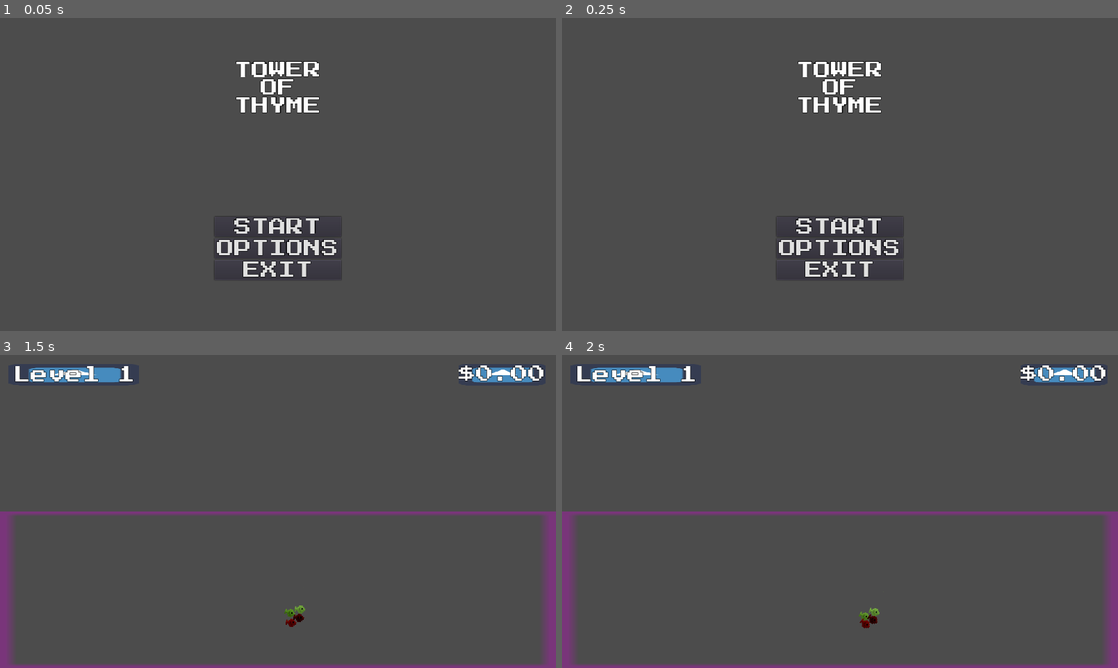
Above: before the commit, frames 1-4 (two rows, left to right).
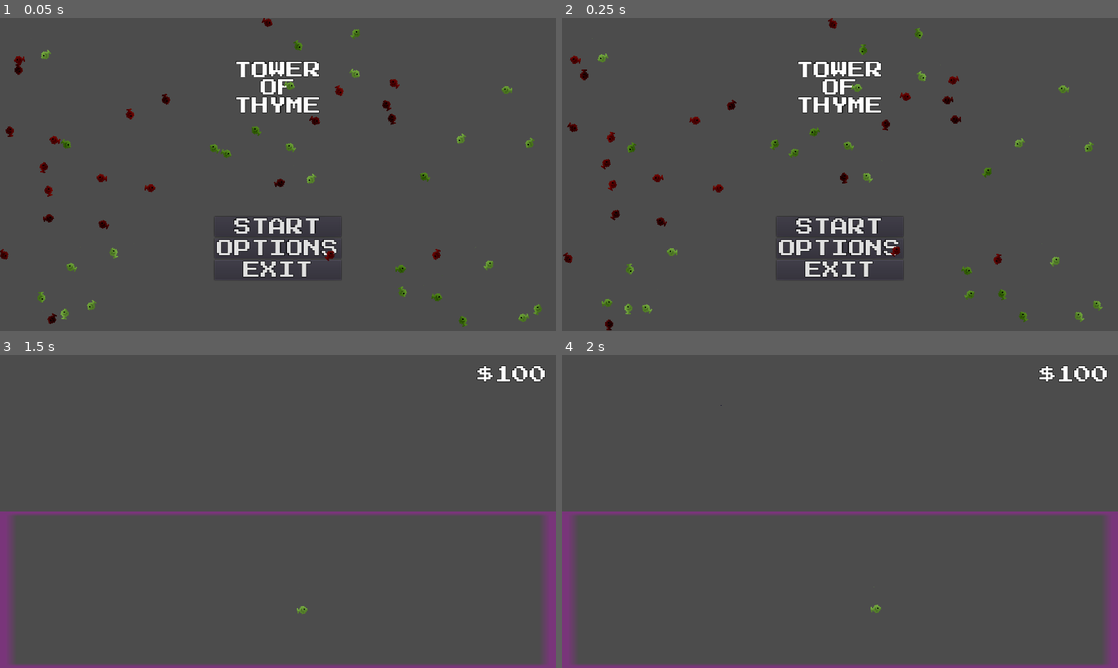
Above: after the commit, the same moments.

Repository: Daverinoe/GodotWildJam38
Game: Godot game, scene res://Scenes/MainMenu.tscn
The game is run twice, just before and just after one commit, with the same random seed, the same clock (stepped at 60 frames per second) and the same inputs. The engine's default icon, where the game draws it, is replaced by a stand-in: a white triangle on a blue panel in a dark square.
Inputs (mouse positions are in pixels of both pictures, inside the frame that each line leads up to):
- Up to frame 1 (0.05 s): no input
- Up to frame 2 (0.25 s): no input
- Up to frame 3 (1.5 s): click "START" at 0.5 s; move the mouse to (283, 608) at 1.27 s; click (283, 608) at 1.42 s
- Up to frame 4 (2 s): no input

The runs differ from the first frame. In frame 1, 1.8% of the frame differs, in the area x 0-98%, y 0-99%; in frame 2, 1.8%; in frame 3, 1.7%; in frame 4, 1.7%.

Commit message:
Added insects with randomised movement. Menu screen now has music and fish.

Diff:
--- a/Scenes/GUI.tscn
+++ b/Scenes/GUI.tscn
@@ -1,6 +1,5 @@
-[gd_scene load_steps=3 format=2]
+[gd_scene load_steps=2 format=2]
 
-[ext_resource path="res://Assets/Sprites/icon.png" type="Texture" id=1]
 [ext_resource path="res://Assets/Fonts/ButtonTheme.tres" type="Theme" id=2]
 
 [node name="GUI" type="MarginContainer"]
@@ -24,7 +23,7 @@
 }
 
 [node name="Top bar" type="VBoxContainer" parent="Screen"]
-margin_right = 1236.0
+margin_right = 1240.0
 margin_bottom = 50.0
 size_flags_horizontal = 3
 size_flags_vertical = 2
@@ -33,70 +32,27 @@
 }
 
 [node name="HBoxContainer" type="HBoxContainer" parent="Screen/Top bar"]
-margin_right = 1236.0
+margin_right = 1240.0
 margin_bottom = 50.0
 
-[node name="LevelCounter" type="MarginContainer" parent="Screen/Top bar/HBoxContainer"]
-margin_right = 1032.0
+[node name="Spacer" type="MarginContainer" parent="Screen/Top bar/HBoxContainer"]
+margin_right = 1146.0
 margin_bottom = 50.0
 size_flags_horizontal = 3
 
-[node name="Background" type="NinePatchRect" parent="Screen/Top bar/HBoxContainer/LevelCounter"]
-margin_right = 300.0
+[node name="Money" type="MarginContainer" parent="Screen/Top bar/HBoxContainer"]
+margin_left = 1150.0
+margin_right = 1240.0
 margin_bottom = 50.0
-rect_min_size = Vector2( 300, 50 )
-size_flags_horizontal = 0
-texture = ExtResource( 1 )
+rect_min_size = Vector2( 90, 50 )
 
-[node name="Label" type="RichTextLabel" parent="Screen/Top bar/HBoxContainer/LevelCounter/Background"]
-anchor_right = 1.0
-anchor_bottom = 1.0
+[node name="Label" type="Label" parent="Screen/Top bar/HBoxContainer/Money"]
 margin_top = 5.0
-size_flags_horizontal = 0
-size_flags_vertical = 4
+margin_right = 80.0
+margin_bottom = 45.0
+size_flags_horizontal = 2
 theme = ExtResource( 2 )
-bbcode_enabled = true
-bbcode_text = "[center]Level 1[/center]"
-text = "Level 1"
-scroll_active = false
+text = "$0"
 __meta__ = {
 "_edit_use_anchors_": false
 }
-
-[node name="Money" type="MarginContainer" parent="Screen/Top bar/HBoxContainer"]
-margin_left = 1036.0
-margin_right = 1236.0
-margin_bottom = 50.0
-
-[node name="Background" type="NinePatchRect" parent="Screen/Top bar/HBoxContainer/Money"]
-margin_right = 200.0
-margin_bottom = 50.0
-rect_min_size = Vector2( 200, 50 )
-texture = ExtResource( 1 )
-
-[node name="Label" type="RichTextLabel" parent="Screen/Top bar/HBoxContainer/Money/Background"]
-anchor_top = 0.5
-anchor_right = 1.0
-anchor_bottom = 0.5
-margin_top = -21.0
-margin_bottom = 20.0
-size_flags_horizontal = 2
-size_flags_vertical = 4
-theme = ExtResource( 2 )
-bbcode_enabled = true
-bbcode_text = "[center]$0.00[/center]"
-text = "$0.00"
-fit_content_height = true
-scroll_active = false
-__meta__ = {
-"_edit_use_anchors_": false
-}
-
-[node name="Bottom bar" type="VBoxContainer" parent="Screen"]
-margin_left = 1240.0
-margin_right = 1240.0
-size_flags_horizontal = 0
-size_flags_vertical = 0
-__meta__ = {
-"_edit_use_anchors_": false
-}
--- /dev/null
+++ b/Scenes/Game.tscn
@@ -0,0 +1,60 @@
+[gd_scene load_steps=8 format=2]
+
+[ext_resource path="res://Scenes/GUI.tscn" type="PackedScene" id=1]
+[ext_resource path="res://Scenes/FishTank.tscn" type="PackedScene" id=2]
+[ext_resource path="res://Scripts/Game.gd" type="Script" id=3]
+[ext_resource path="res://Scenes/Fish.tscn" type="PackedScene" id=4]
+[ext_resource path="res://Scenes/Insect.tscn" type="PackedScene" id=5]
+
+[sub_resource type="RectangleShape2D" id=1]
+
+[sub_resource type="RectangleShape2D" id=2]
+
+[node name="Game" type="Node2D"]
+script = ExtResource( 3 )
+__meta__ = {
+"_edit_horizontal_guides_": [ -3.06055 ],
+"_edit_vertical_guides_": [ 0.386108 ]
+}
+
+[node name="FishTank" parent="." instance=ExtResource( 2 )]
+position = Vector2( 640.002, 540.111 )
+scale = Vector2( 25.6, 7.2 )
+
+[node name="GUI" parent="." instance=ExtResource( 1 )]
+anchor_bottom = 0.0
+margin_right = 1280.0
+margin_bottom = 90.0
+
+[node name="Fish" type="Node2D" parent="."]
+position = Vector2( 643.658, 591.444 )
+
+[node name="Fish" parent="Fish" instance=ExtResource( 4 )]
+
+[node name="Insects" type="Node2D" parent="."]
+position = Vector2( 643.658, 591.444 )
+
+[node name="Insect" parent="Insects" instance=ExtResource( 5 )]
+position = Vector2( -140.327, -440.007 )
+
+[node name="Walls" type="StaticBody2D" parent="."]
+
+[node name="LeftWall" type="CollisionShape2D" parent="Walls"]
+position = Vector2( -10, 360 )
+scale = Vector2( 1, 38 )
+shape = SubResource( 1 )
+
+[node name="RightWall" type="CollisionShape2D" parent="Walls"]
+position = Vector2( 1290, 360 )
+scale = Vector2( 1, 38 )
+shape = SubResource( 1 )
+
+[node name="TopWall" type="CollisionShape2D" parent="Walls"]
+position = Vector2( 640, -10 )
+scale = Vector2( 66, 1 )
+shape = SubResource( 2 )
+
+[node name="BottomWall" type="CollisionShape2D" parent="Walls"]
+position = Vector2( 640, 730 )
+scale = Vector2( 66, 1 )
+shape = SubResource( 2 )
--- /dev/null
+++ b/Scenes/Insect.tscn
@@ -0,0 +1,61 @@
+[gd_scene load_steps=9 format=2]
+
+[ext_resource path="res://Assets/Sprites/Insect-Sheet.png" type="Texture" id=1]
+[ext_resource path="res://Scripts/Insect.gd" type="Script" id=2]
+
+[sub_resource type="AtlasTexture" id=2]
+atlas = ExtResource( 1 )
+region = Rect2( 0, 0, 5, 5 )
+
+[sub_resource type="AtlasTexture" id=3]
+atlas = ExtResource( 1 )
+region = Rect2( 5, 0, 5, 5 )
+
+[sub_resource type="AtlasTexture" id=4]
+atlas = ExtResource( 1 )
+region = Rect2( 10, 0, 5, 5 )
+
+[sub_resource type="AtlasTexture" id=5]
+atlas = ExtResource( 1 )
+region = Rect2( 15, 0, 5, 5 )
+
+[sub_resource type="SpriteFrames" id=6]
+animations = [ {
+"frames": [ SubResource( 2 ), SubResource( 3 ), SubResource( 4 ), SubResource( 5 ) ],
+"loop": true,
+"name": "Flying",
+"speed": 24.0
+} ]
+
+[sub_resource type="RectangleShape2D" id=1]
+extents = Vector2( 0.5, 0.5 )
+
+[node name="Insect" type="KinematicBody2D"]
+collision_layer = 3
+collision_mask = 3
+script = ExtResource( 2 )
+__meta__ = {
+"_edit_horizontal_guides_": [ -2.54986 ]
+}
+
+[node name="Sprite" type="AnimatedSprite" parent="."]
+position = Vector2( -0.507813, -0.5 )
+frames = SubResource( 6 )
+animation = "Flying"
+frame = 1
+playing = true
+
+[node name="CollisionShape2D" type="CollisionShape2D" parent="."]
+shape = SubResource( 1 )
+
+[node name="DirectionChange" type="Timer" parent="."]
+autostart = true
+
+[node name="FlyTime" type="Timer" parent="."]
+autostart = true
+
+[node name="WaitTime" type="Timer" parent="."]
+
+[connection signal="timeout" from="DirectionChange" to="." method="_on_DirectionChange_timeout"]
+[connection signal="timeout" from="FlyTime" to="." method="_on_FlyTime_timeout"]
+[connection signal="timeout" from="WaitTime" to="." method="_on_WaitTime_timeout"]
--- a/Scenes/Level1.tscn
+++ /dev/null
@@ -1,35 +0,0 @@
-[gd_scene load_steps=4 format=2]
-
-[ext_resource path="res://Scenes/FishTank.tscn" type="PackedScene" id=1]
-[ext_resource path="res://Scenes/fish.tscn" type="PackedScene" id=2]
-[ext_resource path="res://Scenes/GUI.tscn" type="PackedScene" id=3]
-
-[node name="Level1" type="Node2D"]
-__meta__ = {
-"_edit_horizontal_guides_": [ 300.0 ],
-"_edit_vertical_guides_": [ 319.5 ]
-}
-
-[node name="Fish" type="Node2D" parent="."]
-position = Vector2( 643.658, 591.444 )
-
-[node name="Fish1" parent="Fish" instance=ExtResource( 2 )]
-position = Vector2( 1.00012, 1.5556 )
-
-[node name="Fish2" parent="Fish" instance=ExtResource( 2 )]
-position = Vector2( 1.00012, 1.5556 )
-
-[node name="Fish3" parent="Fish" instance=ExtResource( 2 )]
-position = Vector2( 1.00012, 1.5556 )
-
-[node name="Fish4" parent="Fish" instance=ExtResource( 2 )]
-position = Vector2( 1.00012, 1.5556 )
-
-[node name="FishTank" parent="." instance=ExtResource( 1 )]
-position = Vector2( 640.002, 540.111 )
-scale = Vector2( 25.6, 7.2 )
-
-[node name="GUI" parent="." instance=ExtResource( 3 )]
-anchor_bottom = 0.0
-margin_right = 1280.0
-margin_bottom = 90.0
--- a/Scenes/MainMenu.tscn
+++ b/Scenes/MainMenu.tscn
@@ -1,9 +1,11 @@
-[gd_scene load_steps=5 format=2]
+[gd_scene load_steps=7 format=2]
 
 [ext_resource path="res://Assets/Fonts/GameFont.tres" type="DynamicFont" id=1]
 [ext_resource path="res://Assets/Fonts/ButtonTheme.tres" type="Theme" id=2]
 [ext_resource path="res://Assets/Fonts/GameTheme.tres" type="Theme" id=3]
 [ext_resource path="res://Scripts/MainMenu.gd" type="Script" id=4]
+[ext_resource path="res://Assets/Sounds/Music/anttisinstrumentals_goldenmachine.mp3" type="AudioStream" id=5]
+[ext_resource path="res://Scenes/FishTank.tscn" type="PackedScene" id=6]
 
 [node name="MainMenu" type="Node2D"]
 script = ExtResource( 4 )
@@ -13,6 +15,7 @@
 anchor_bottom = 1.0
 margin_right = 1280.0
 margin_bottom = 720.0
+mouse_filter = 1
 __meta__ = {
 "_edit_use_anchors_": false
 }
@@ -74,5 +77,21 @@
 theme = ExtResource( 2 )
 text = "EXIT"
 
+[node name="MainMenuMusic" type="AudioStreamPlayer" parent="."]
+stream = ExtResource( 5 )
+autoplay = true
+bus = "Music"
+
+[node name="clickblocker" type="Control" parent="."]
+anchor_right = 1.0
+anchor_bottom = 1.0
+__meta__ = {
+"_edit_use_anchors_": false
+}
+
+[node name="FishTank" parent="clickblocker" instance=ExtResource( 6 )]
+position = Vector2( 640, 360 )
+scale = Vector2( 30, 17 )
+
 [connection signal="pressed" from="Control/VBoxContainer/Start" to="." method="_on_Start_pressed"]
 [connection signal="pressed" from="Control/VBoxContainer/Exit" to="." method="_on_Exit_pressed"]
--- a/Scenes/SellDialogue.tscn
+++ b/Scenes/SellDialogue.tscn
@@ -57,4 +57,5 @@
 "_edit_use_anchors_": false
 }
 
+[connection signal="gui_input" from="SellDialogue/MarginContainer" to="." method="_on_MarginContainer_gui_input"]
 [connection signal="gui_input" from="SellDialogue/MarginContainer/Background" to="." method="_on_Background_gui_input"]
--- a/Scenes/fish.tscn
+++ b/Scenes/fish.tscn
@@ -1,7 +1,7 @@
 [gd_scene load_steps=7 format=2]
 
 [ext_resource path="res://Assets/Sprites/spritesheet.png" type="Texture" id=1]
-[ext_resource path="res://Scripts/fish.gd" type="Script" id=2]
+[ext_resource path="res://Scripts/Fish.gd" type="Script" id=2]
 
 [sub_resource type="Shader" id=1]
 code = "shader_type canvas_item;
@@ -16,8 +16,8 @@
 uniform float inclination = 2.0;
 
 void vertex(){
-	VERTEX.y += sin((UV.x - TIME * speed) * y_frequency) * y_amplitude * UV.x;
-	VERTEX.x += cos((UV.y - TIME * speed) * x_frequency) * x_amplitude * UV.y;
+	VERTEX.y += sin((UV.x - TIME * speed + phase) * y_frequency) * y_amplitude * UV.x;
+	VERTEX.x += cos((UV.y - TIME * speed - phase) * x_frequency) * x_amplitude * UV.y;
 	VERTEX.x -= UV.y * inclination;
 }
 
@@ -35,11 +35,11 @@
 shader = SubResource( 1 )
 shader_param/phase = null
 shader_param/speed = 2.0
-shader_param/x_frequency = 1.2
-shader_param/y_frequency = 1.2
-shader_param/x_amplitude = 1.5
-shader_param/y_amplitude = 1.5
-shader_param/inclination = 2.0
+shader_param/x_frequency = 2.0
+shader_param/y_frequency = 2.0
+shader_param/x_amplitude = 4.0
+shader_param/y_amplitude = 4.0
+shader_param/inclination = 5.0
 
 [sub_resource type="CapsuleShape2D" id=3]
 radius = 5.13043
@@ -55,6 +55,9 @@
 collision_layer = 2
 collision_mask = 2
 script = ExtResource( 2 )
+__meta__ = {
+"_edit_vertical_guides_": [ 17.9953 ]
+}
 speed = 1.0
 maxSpeed = 3.0
 
@@ -68,6 +71,7 @@
 
 [node name="CollisionShape2D" type="CollisionShape2D" parent="."]
 rotation = 1.5708
+scale = Vector2( 2, 2 )
 shape = SubResource( 3 )
 
 [node name="Adolescence" type="Timer" parent="."]
--- /dev/null
+++ b/Scripts/Game.gd
@@ -0,0 +1,15 @@
+extends Node2D
+
+var previousMoney = 100
+var currentMoney = 100
+
+func _ready():
+	updateMoney()
+
+func _process(_delta):
+	if currentMoney != previousMoney:
+		updateMoney()
+
+func updateMoney():
+	previousMoney = currentMoney
+	$GUI.get_node("Screen/Top bar/HBoxContainer/Money/Label").text = "$" + str(currentMoney)
--- /dev/null
+++ b/Scripts/Insect.gd
@@ -0,0 +1,40 @@
+extends KinematicBody2D
+
+var speed = 0
+var direction = Vector2()
+var isLanded = false
+var velocity = Vector2()
+var fly = true
+
+func _ready():
+	direction = Vector2(randf()*2.0 - 1.0, randf()*2.0 - 1.0)
+	$DirectionChange.wait_time = randf() * 5
+	$FlyTime.wait_time = randf()
+	$WaitTime.wait_time = randf()
+	speed = randf() * 5 + 2
+
+func _physics_process(delta):
+	velocity = direction.normalized() * speed
+	var collision
+	if fly:
+		collision = move_and_collide(velocity)
+	if collision:
+		direction = collision.normal
+
+func _on_DirectionChange_timeout():
+	direction = Vector2(randf()*2.0 - 1.0, randf()*2.0 - 1.0)
+	$DirectionChange.wait_time = randf() * 5
+	var speed = randf() * 2
+	$DirectionChange.start()
+
+
+func _on_FlyTime_timeout():
+	fly = false
+	$FlyTime.wait_time = randf() * 5
+	$WaitTime.start()
+
+
+func _on_WaitTime_timeout():
+	fly = true
+	$WaitTime.wait_time = randf() * 5
+	$FlyTime.start()
--- a/Scripts/MainMenu.gd
+++ b/Scripts/MainMenu.gd
@@ -1,13 +1,22 @@
 extends Node2D
 
-var level1 = "res://Scenes/Level1.tscn"
+var game = "res://Scenes/Game.tscn"
+var fishScene = preload("res://Scenes/Fish.tscn")
 
+export var numFish = 50
 
+func _init():
+	for fish in numFish:
+		var fishInstance = fishScene.instance()
+		fishInstance.get_node("Adolescence").wait_time = randi() % 100
+		fishInstance.get_node("Adulthood").wait_time = randi() % 100
+		fishInstance.position = Vector2(randf() * 1280, randf() * 720)
+		self.call_deferred("add_child", fishInstance)
 
 
 func _on_Start_pressed():
-	get_tree().change_scene(level1)
+	get_tree().change_scene(game)
 
 
 func _on_Exit_pressed():
-	get_tree().exit()
+	get_tree().quit()
--- a/Scripts/SellDialogue.gd
+++ b/Scripts/SellDialogue.gd
@@ -1,14 +1,19 @@
 extends Node2D
 
-var value
+var value = 0
 
-#func _init():
-#	get_node("SellDialogue/MarginContainer/Background/Sell").text = str(value)
+func _init():
+	self.global_rotation = 0.0
 
 func _physics_process(_delta):
 	self.global_rotation = 0.0
 
+func _unhandled_input(event):
+	if event is InputEventMouseButton and event.button_index == BUTTON_LEFT:
+		self.call_deferred("queue_free")
 
-#func _on_Background_gui_input(event):
-#	if event is InputEventMouseButton and event.button_index == BUTTON_LEFT:
-#		get_tree().get_node("GUI/")
+
+func _on_MarginContainer_gui_input(event):
+	if event is InputEventMouseButton and event.button_index == BUTTON_LEFT:
+		get_tree().root.get_node("Game").currentMoney += value
+		get_parent().call_deferred("queue_free")
--- a/Scripts/fish.gd
+++ b/Scripts/fish.gd
@@ -1,7 +1,7 @@
 extends KinematicBody2D
 
 # Play with to affect flocking behaviour
-var SEPARATION_WEIGHT = 0.5
+var SEPARATION_WEIGHT = 0.2
 var ALIGNMENT_WEIGHT = 0.5
 var COHESION_WEIGHT = 0.5
 const MAX_AVOID_FORCE = 5.0
@@ -25,7 +25,7 @@
 # Flocking behaviour https://gamedevelopment.tutsplus.com/series/understanding-steering-behaviors--gamedev-12732
 var localFlockmates = []
 export(float, 0.0, 5.0, 0.1) var maxSpeed = 5.0
-export(int, 0, 100, 1) var separationDistance = 20
+export(int, 0, 100, 1) var separationDistance = 50
 
 # Sell dialogue
 var sellDialogue = preload("res://Scenes/SellDialogue.tscn")
@@ -57,8 +57,8 @@
 		$Sprite.flip_v = false
 
 	var collision = move_and_collide(direction * speed)
+	direction = checkForCollisions(collision, delta)
 	direction = flocking() # For flocking behaviour
-	direction = checkForCollisions(collision, delta)
 
 func flocking():
 	var separation = Vector2()
@@ -87,9 +87,9 @@
 
 	return(
 		(direction
-		+ separation * SEPARATION_WEIGHT
-		+ heading * ALIGNMENT_WEIGHT
-		+ cohesion * COHESION_WEIGHT
+		+ separation * clamp(SEPARATION_WEIGHT + currentModifier, 0.0, 1.0)
+		+ heading * clamp(ALIGNMENT_WEIGHT - currentModifier/2, 0.0, 1.0)
+		+ cohesion * clamp(COHESION_WEIGHT - currentModifier, 0.0, 1.0)
 		).normalized())
 
 
@@ -124,10 +124,11 @@
 		isColliding = false
 
 	if collision:
-		if collision.collider is StaticBody2D:
-			return -direction
-		else:
-			direction += Vector2(randf() * 2.0 - 1.0, randf() * 2.0 - 1.0) * 0.1
+		return collision.normal
+#		if collision.collider is StaticBody2D:
+#			return collision.normal
+#		else:
+#			direction += Vector2(randf() * 2.0 - 1.0, randf() * 2.0 - 1.0) * 0.1
 
 	return direction
 
@@ -135,14 +136,12 @@
 func _on_Adolescence_timeout():
 	$Sprite.frame += 1
 	currentModifier = MEDIUM_FISH_MODIFIER
-	$FlockDetector/CollisionShape2D.radius *= 0.5
 	$Adulthood.start()
 
 
 func _on_Adulthood_timeout():
 	$Sprite.frame += 1
 	currentModifier = LARGE_FISH_MODIFIER
-	$FlockDetector/CollisionShape2D.radius *= 0.5
 
 
 func _on_Fish_input_event(_viewport, event, _shape_idx):
@@ -150,3 +149,4 @@
 		var sellInstance = sellDialogue.instance()
 		self.call_deferred("add_child", sellInstance)
 		sellInstance.get_node("SellDialogue/MarginContainer/Background/Sell").text = str(round(maxValue * currentModifier))
+		sellInstance.value = maxValue * currentModifier
--- /dev/null
+++ b/default_bus_layout.tres
@@ -0,0 +1,21 @@
+[gd_resource type="AudioBusLayout" format=2]
+
+[resource]
+bus/1/name = "Music"
+bus/1/solo = false
+bus/1/mute = false
+bus/1/bypass_fx = false
+bus/1/volume_db = 0.0
+bus/1/send = "Master"
+bus/2/name = "Ambience"
+bus/2/solo = false
+bus/2/mute = false
+bus/2/bypass_fx = false
+bus/2/volume_db = 0.0
+bus/2/send = "Master"
+bus/3/name = "Sound effects"
+bus/3/solo = false
+bus/3/mute = false
+bus/3/bypass_fx = false
+bus/3/volume_db = 0.0
+bus/3/send = "Master"
Not shown, added: Assets/Sounds/Music/anttisinstrumentals_goldenmachine.mp3.import
Binary file added: Assets/Sprites/Insect-Sheet.png
Not shown, added: Assets/Sprites/Insect-Sheet.png.import
Not shown, added: Assets/Sounds/Music/anttisinstrumentals_goldenmachine.mp3
Not shown, added: Release/TowerOfThyme.exe
